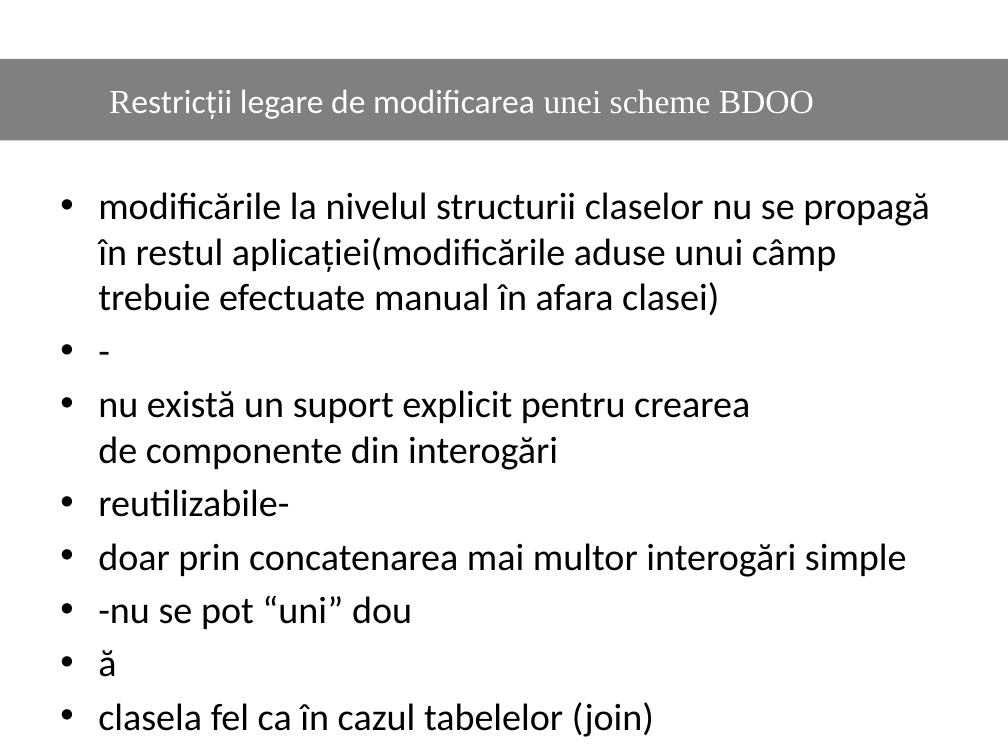
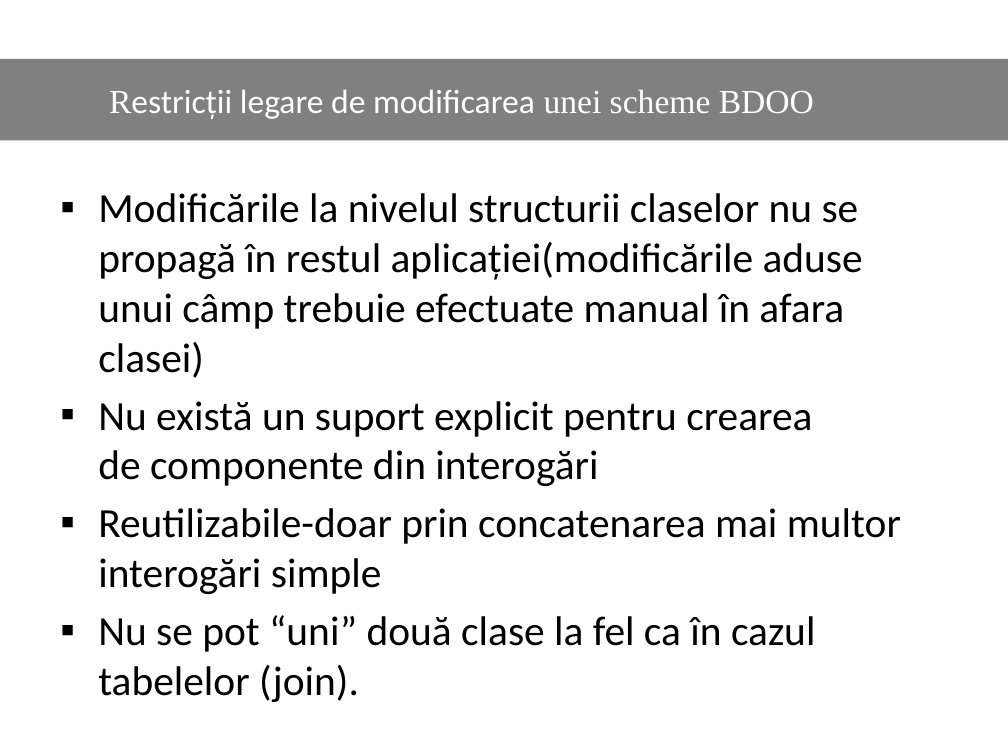
Before and after one commit to Dani25/BDOO, a slide deck: slide 43 of bdoo.pptx (slide 42 before the commit). Drawn at 1008x756 pixels with LibreOffice and Linux fonts; fonts in the diff are those of the drawing. Boxes give left, top, right and bottom in pixels: in the first picture for what was removed or moved away, otherwise in the second. Text is boxed around its words. In the diff, an @@ line names an element or a change of style, - is before the commit and + after.

```diff
--- a/bdoo.pptx
+++ b/bdoo.pptx
@@ text at bbox=[98, 193, 901, 696]: text changed; size 27.2 to 29.6 pt @@
-• modificările la nivelul structurii claselor nu se propagă în restul aplicației(modificările aduse unui câmp trebuie efectuate manual în afara clasei)
-• -
-• nu există un suport explicit pentru crearea de componente din interogări
-• reutilizabile-
-• doar prin concatenarea mai multor interogări simple
-• -nu se pot “uni” dou
-• ă
-• clasela fel ca în cazul tabelelor (join)
+▪ Modificările la nivelul structurii claselor nu se propagă în restul aplicației(modificările aduse unui câmp trebuie efectuate manual în afara clasei)
+▪ Nu există un suport explicit pentru crearea de componente din interogări
+▪ Reutilizabile-doar prin concatenarea mai multor interogări simple
+▪ Nu se pot “uni” două clase la fel ca în cazul tabelelor (join).
```
Also in this commit, not shown: 23 other slides changed, 2 slides added.
